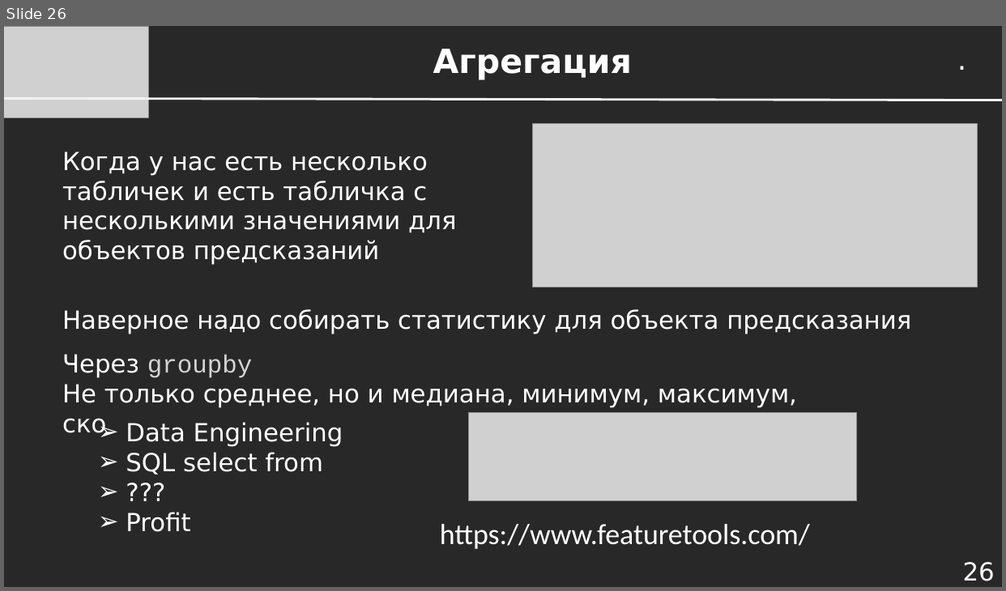
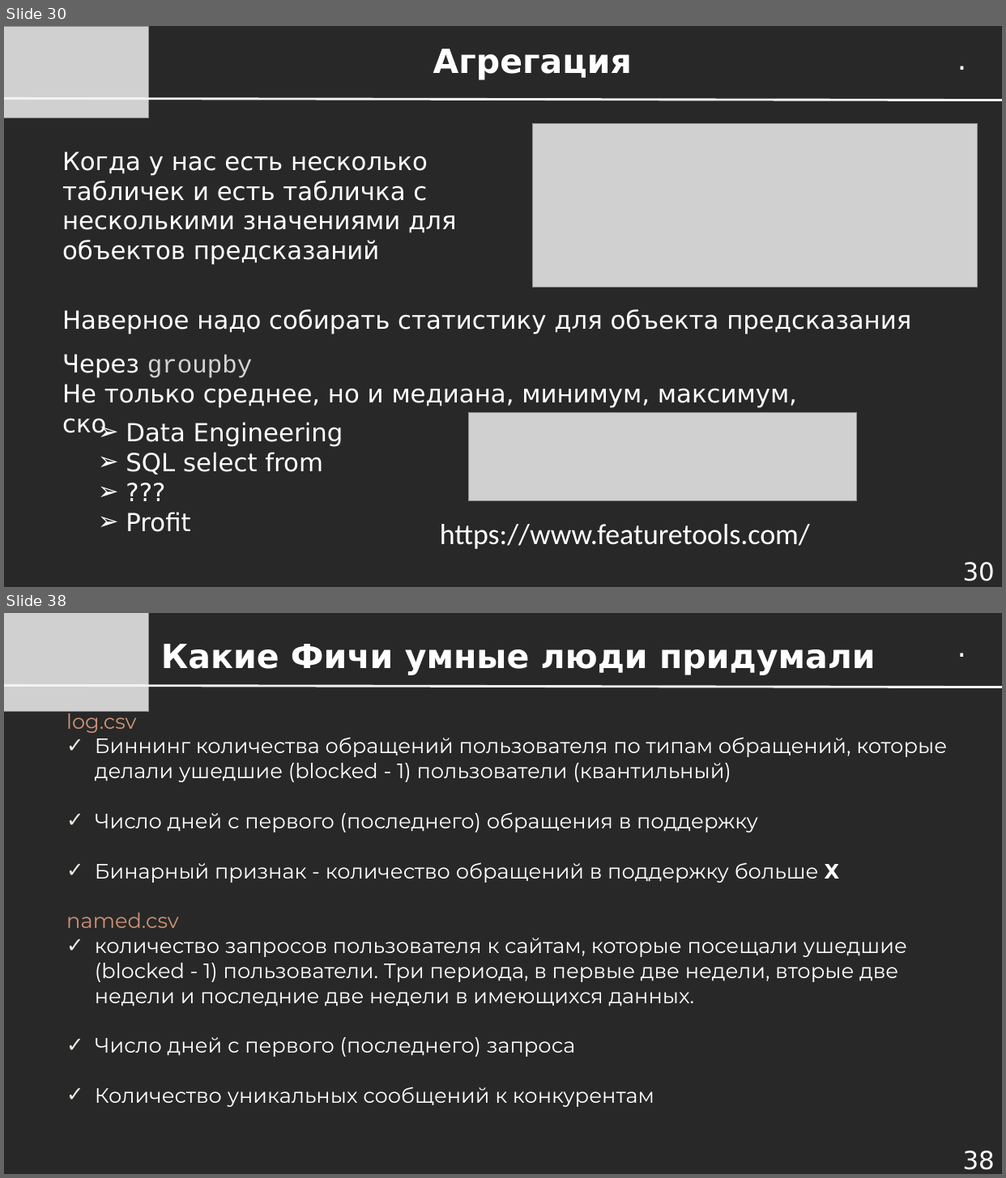
Before and after one commit to dayekb/Study, a slide deck: rus/UrFU/SberML/2023/Presentations/Лекция 1.10 - Кросс-валидация и Конструирование Признаков.pptx. Shown one above the other, each under a label of ours: slide 26 before the commit, slides 30 and 38 after it; the slides between them are not shown. The pictures are 1006x591 and 1006x1178 pixels, drawn with LibreOffice and Linux fonts; fonts in the diff are those of the drawing; grey boxes stand for pictures. Boxes give left, top, right and bottom in pixels: in the first picture for what was removed or moved away, otherwise in the second. Text is boxed around its words. In the diff, an @@ line names an element or a change of style, - is before the commit and + after.

```diff
--- a/rus/UrFU/SberML/2023/Presentations/Лекция 1.10 - Кросс-валидация и Конструирование Признаков.pptx
+++ b/rus/UrFU/SberML/2023/Presentations/Лекция 1.10 - Кросс-валидация и Конструирование Признаков.pptx
@@ slide 38 added at <box>4,613,1002,1174</box>, background #272827 @@
@@ picture added at <box>4,613,149,712</box> @@
@@ text added at <box>950,624,977,667</box>, 28 pt, text #FFFFFF @@
+.
@@ title added at <box>161,644,876,675</box>, 32 pt, text #FFFFFF, bold @@
+Какие Фичи умные люди придумали
@@ line added from (4, 686) to (1002, 687), #F2F2F2 2.25 pt @@
@@ text added at <box>66,709,947,1107</box>, 20 pt, text #FFFFFF @@
+log.csv
+✓ Биннинг количества обращений пользователя по типам обращений, которые делали ушедшие (blocked - 1) пользователи (квантильный)
+✓ Число дней с первого (последнего) обращения в поддержку
+✓ Бинарный признак - количество обращений в поддержку больше Х
+named.csv
+✓ количество запросов пользователя к сайтам, которые посещали ушедшие (blocked - 1) пользователи. Три периода, в первые две недели, вторые две недели и последние две недели в имеющихся данных.
+✓ Число дней с первого (последнего) запроса
+✓ Количество уникальных сообщений к конкурентам
@@ page number added at <box>963,1151,995,1170</box>, 24 pt, text #FFFFFF @@
+38
@@ what was slide 26 is now slide 30 @@
@@ page number at <box>963,562,995,582</box>: text changed @@
-26
+30
```
Also in this commit, not shown: 11 slides changed, 11 other slides added, 3 other files.
